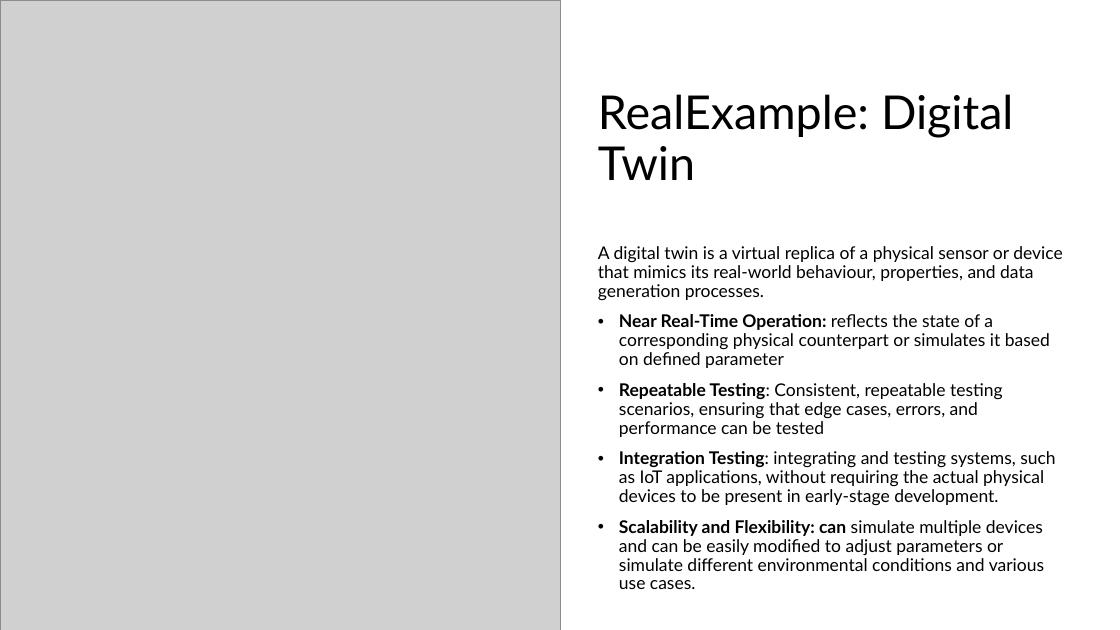
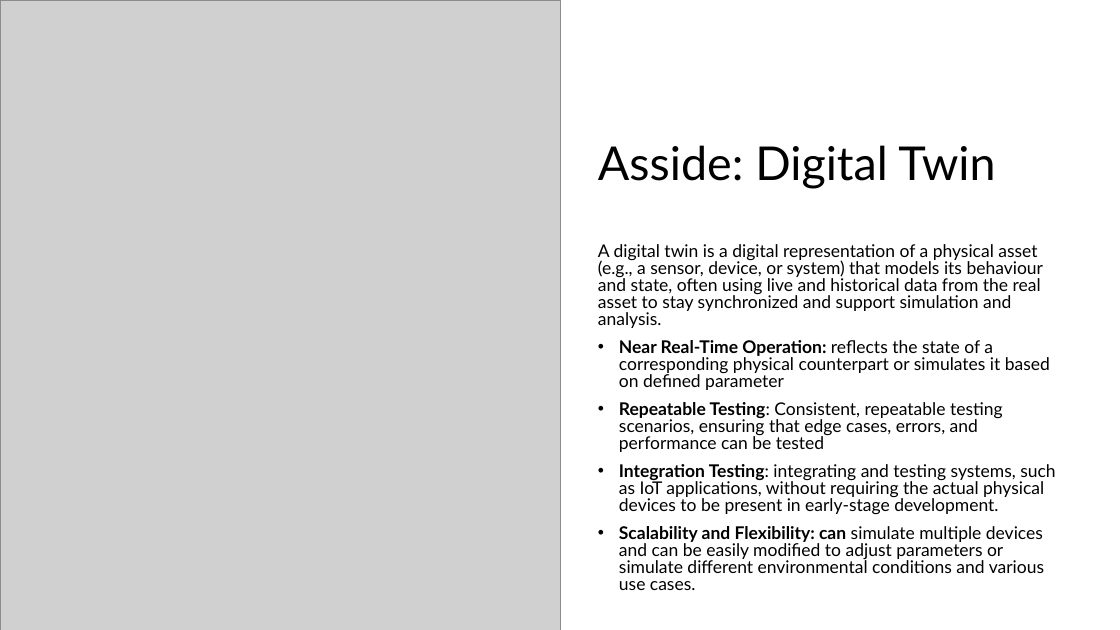
Before and after one commit to setu-comp-sci-2025/computer-systems-networks, a slide deck: slide 3 of topic-12-week12/talk-1/topic.pptx. Drawn at 1120x630 pixels with LibreOffice and Linux fonts; fonts in the diff are those of the drawing; grey boxes stand for pictures. Boxes give left, top, right and bottom in pixels: in the first picture for what was removed or moved away, otherwise in the second. Text is boxed around its words. In the diff, an @@ line names an element or a change of style, - is before the commit and + after.

```diff
--- a/topic-12-week12/talk-1/topic.pptx
+++ b/topic-12-week12/talk-1/topic.pptx
@@ title at [598, 145, 995, 189]: text changed @@
-RealExample: Digital Twin
+Asside: Digital Twin
@@ text at [598, 244, 1044, 328]: text changed @@
-A digital twin is a virtual replica of a physical sensor or device that mimics its real-world behaviour, properties, and data generation processes.
+A digital twin is a digital representation of a physical asset (e.g., a sensor, device, or system) that models its behaviour and state, often using live and historical data from the real asset to stay synchronized and support simulation and analysis.
@@ text at [619, 340, 1055, 590]: line spacing 0.9 to 0.8 @@
```
Also in this commit, not shown: 6 other files.
